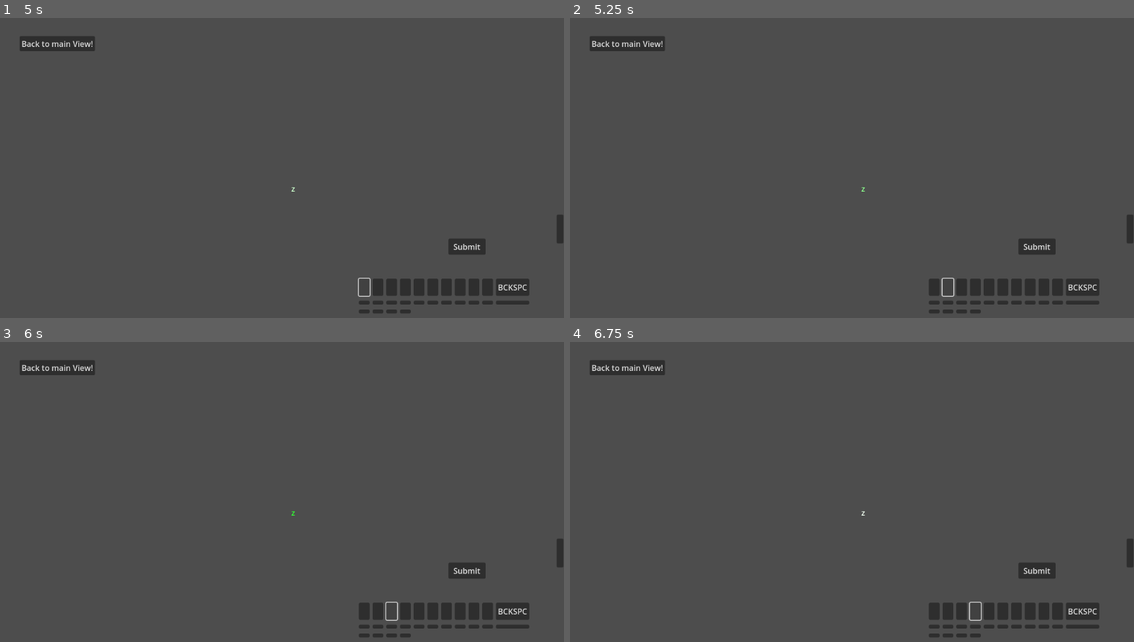
Above: before the commit, frames 1-4 (two rows, left to right).
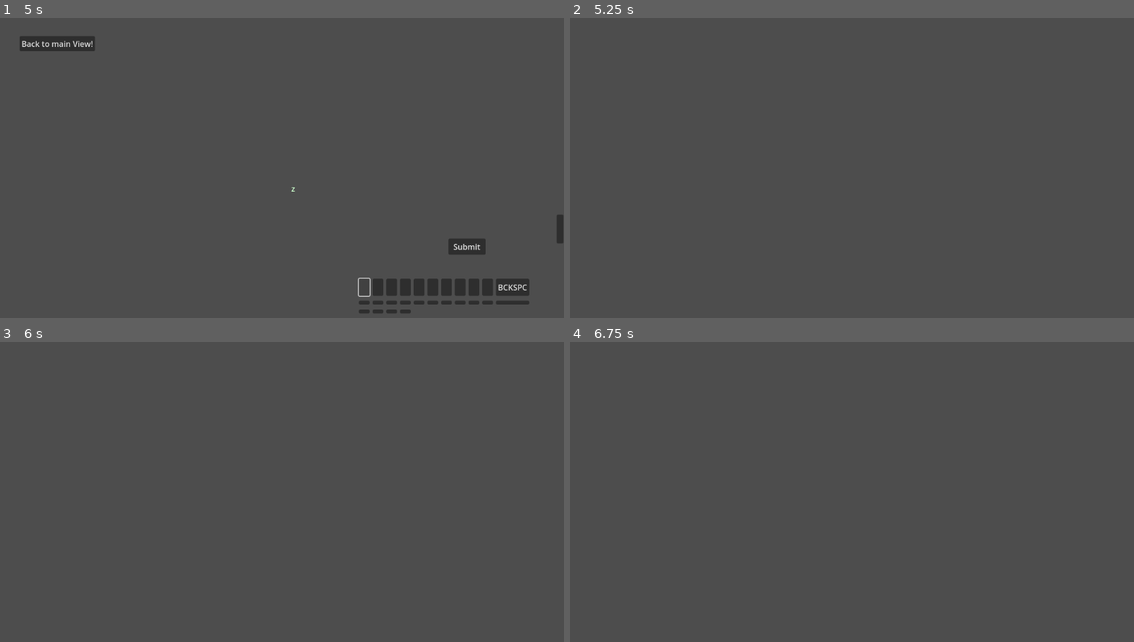
Above: after the commit, the same moments.

Repository: GRLT/Chropromet
Game: Godot game, scene res://Scenes/Main_Scenes/Title.tscn
Same seed, same stepped clock (60 frames per second), same inputs: the game is played once before the commit and once after it. The project has no main scene, so this scene is started directly.
Inputs (mouse positions are in pixels of both pictures, inside the frame that each line leads up to):
- Up to frame 1 (5 s): click "Start" at 0.5 s; click "Chiper_Game" at 1.25 s; click (558, 228) at 2 s; click (558, 228) at 2.75 s; click "Submit" at 3.5 s; click (366, 288) at 4.25 s
- Up to frame 2 (5.25 s): click (947, 288) at 5 s
- Up to frame 3 (6 s): click (389, 612) at 5.77 s
- Up to frame 4 (6.75 s): click (976, 612) at 6.52 s

Frame 1 is identical in both runs. In frame 2, 2.6% of the frame differs, in the area x 3-100%, y 6-99%; in frame 3, 2.6%; in frame 4, 2.6%.

Commit message:
Proper signal handle, can transition into fail

Diff:
--- a/Scripts/Raid.gd
+++ b/Scripts/Raid.gd
@@ -23,11 +23,12 @@
 func raid_check(duration):
 	raid_timer.start(duration)
 	raid_timer.one_shot = true
-	raid_timer.timeout.connect(raid_end)
-
+	if !is_connected("timeout", raid_end):
+		raid_timer.timeout.connect(raid_end)
 	if raid_timer.time_left != 0:
 		check_raid.start(0.1)
-		check_raid.timeout.connect(check_current_raid)
+		if !is_connected("timeout",check_current_raid):
+			check_raid.timeout.connect(check_current_raid)
 
 
 func raid_end():
@@ -36,9 +37,7 @@
 func check_current_raid():
 	var current_camera = get_viewport().get_camera_2d().name
 	if current_camera != "RaidCamera":
-		#Transition into fail
-		print("Fail state")
-		#get_tree().change_scene_to_file("res://Scenes/Main_Scenes/Main_Game.tscn")
+		get_tree().change_scene_to_file("res://Scenes/Main_Scenes/Fail.tscn")
 	else:
 		print("Good to go, player looking at the")
 
